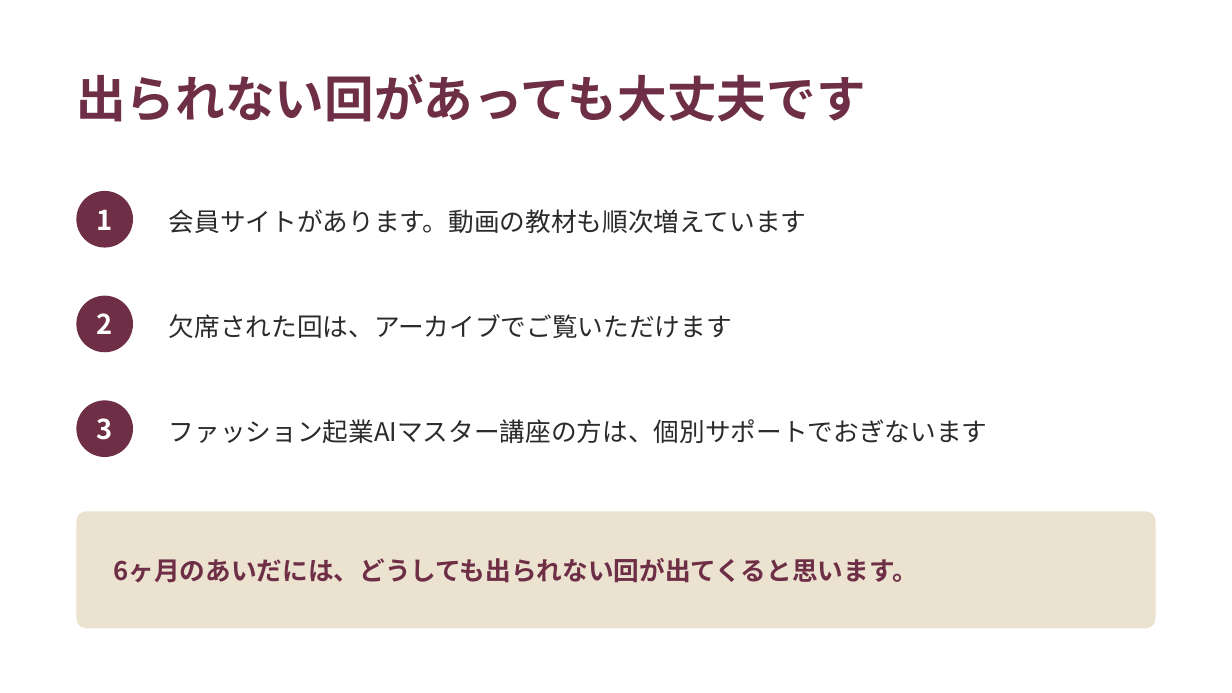
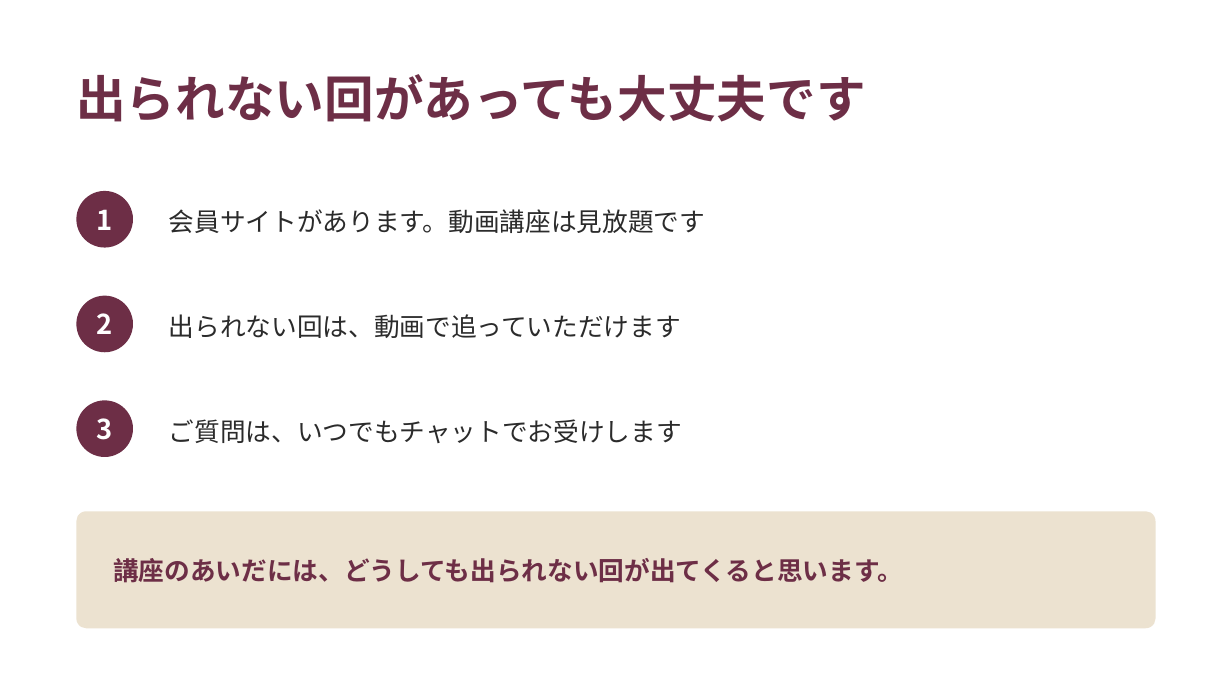
Before and after one commit to fashio17/potential-lamp, a slide deck: slide 25 of 運用/スライド/説明会_20260916.pptx. Drawn at 1232x693 pixels with LibreOffice and Linux fonts; fonts in the diff are those of the drawing. Boxes give left, top, right and bottom in pixels: in the first picture for what was removed or moved away, otherwise in the second. Text is boxed around its words. In the diff, an @@ line names an element or a change of style, - is before the commit and + after.

```diff
--- a/運用/スライド/説明会_20260916.pptx
+++ b/運用/スライド/説明会_20260916.pptx
@@ text at <box>169,209,705,233</box>: text changed @@
-会員サイトがあります。動画の教材も順次増えています
+会員サイトがあります。動画講座は見放題です
@@ text at <box>169,314,681,338</box>: text changed @@
-欠席された回は、アーカイブでご覧いただけます
+出られない回は、動画で追っていただけます
@@ text at <box>169,419,682,443</box>: text changed @@
-ファッション起業AIマスター講座の方は、個別サポートでおぎないます
+ご質問は、いつでもチャットでお受けします
@@ text at <box>113,558,903,583</box>: text changed @@
-6ヶ月のあいだには、どうしても出られない回が出てくると思います。
+講座のあいだには、どうしても出られない回が出てくると思います。
```
Also in this commit, not shown: 5 other slides changed, 3 other files.
